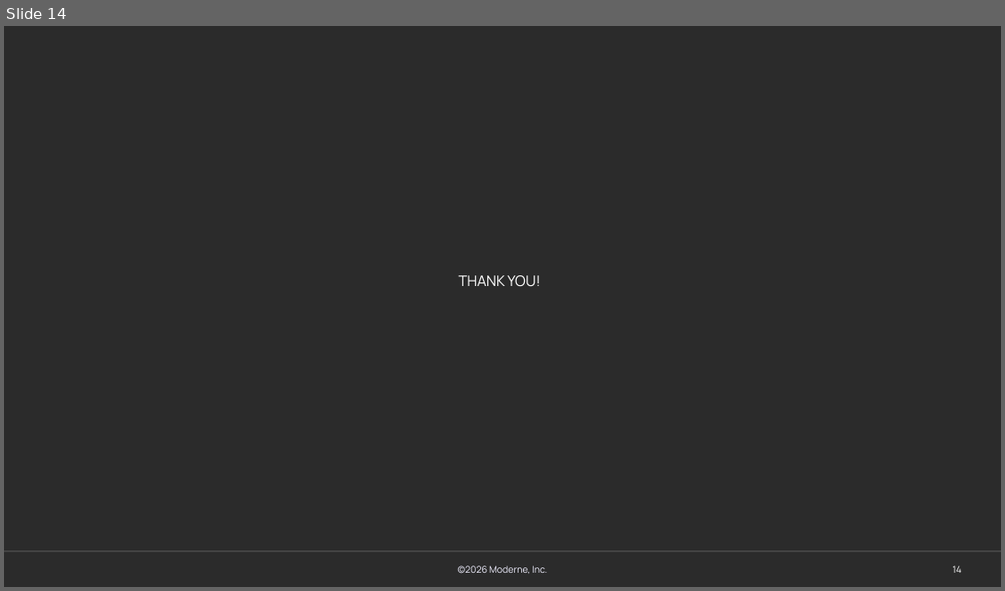
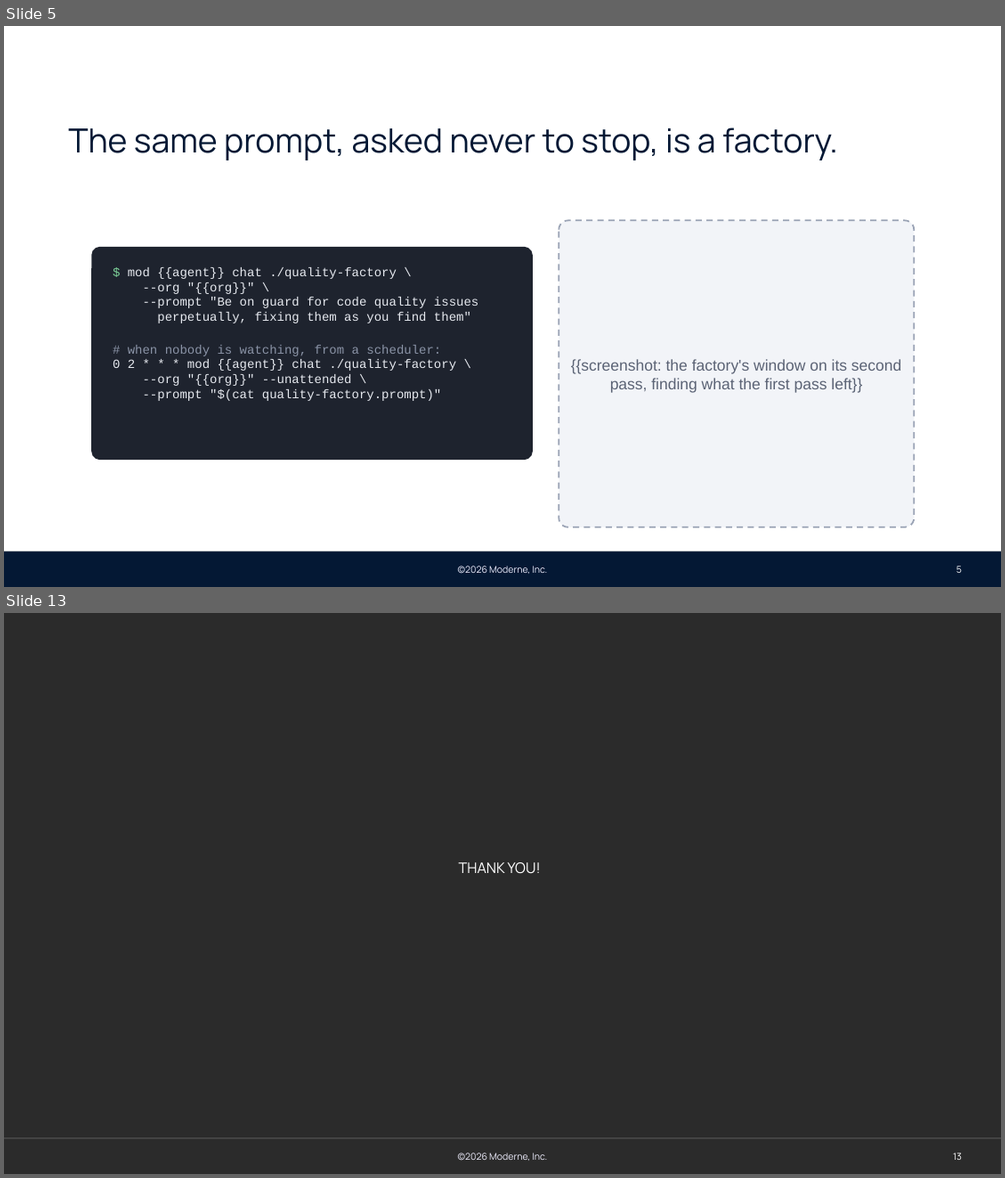
Before and after one commit to moderneinc/moderne-docs, a slide deck: static/decks/moderne-pov.pptx. Shown one above the other, each under a label of ours: slide 14 before the commit, slides 5 and 13 after it; the slides between them are not shown. The pictures are 1005x591 and 1005x1178 pixels, drawn with LibreOffice and Linux fonts; fonts in the diff are those of the drawing; background and template pictures are left out; a plain dark background stands for a picture behind light text. Boxes give left, top, right and bottom in pixels: in the first picture for what was removed or moved away, otherwise in the second. Text is boxed around its words. In the diff, an @@ line names an element or a change of style, - is before the commit and + after.

Commit message:
Tell the proof of value as a story of prompts, in windows you can watch, with or without a tenant
The deck is now the script: each slide's command is a step the session runs as a session of its own in a terminal window, from an ordinary fix-code-quality prompt to the same prompt as a standing factory, a migration, a vulnerability watch and a data-flow question, closing on the recipes the agent wrote. A step ends by writing board/<step>.md, which the outer session waits for, so no step needs --unattended. The page and the picker also cover a CLI with no tenant, where the repositories are synced to the machine and --org is left off.

```diff
--- a/static/decks/moderne-pov.pptx
+++ b/static/decks/moderne-pov.pptx
@@ slide 5 added at [4,26,1001,587], background #FFFFFF; not listed: 2 template elements that a slide beside it also shows @@
@@ text added at [68,127,838,160], 32 pt, text #041834 @@
+The same prompt, asked never to stop, is a factory.
@@ rounded rectangle added at [558,220,914,527], fill #F2F4F8, outline #9AA3B5 1.5 pt dashed, 15 pt, text #5B6375 @@
+{{screenshot: the factory's window on its second pass, finding what the first pass left}}
@@ rounded rectangle added at [91,247,533,459], fill #1E232E, 12 pt, text #E6E9EF @@
+$ mod {{agent}} chat ./quality-factory \
+--org "{{org}}" \
+--prompt "Be on guard for code quality issues
+perpetually, fixing them as you find them"
+# when nobody is watching, from a scheduler:
+0 2 * * * mod {{agent}} chat ./quality-factory \
+--org "{{org}}" --unattended \
+--prompt "$(cat quality-factory.prompt)"
@@ rectangle added at [4,551,1001,587], fill #041834 @@
@@ page number added at [956,565,962,572], 9 pt, text #FFFFFF @@
+5
@@ what was slide 14 is now slide 13 @@
@@ page number at [953,1152,962,1159]: text changed @@
-14
+13
```
Also in this commit, not shown: 6 slides changed, 5 other slides added, 7 slides removed, 3 other files.
